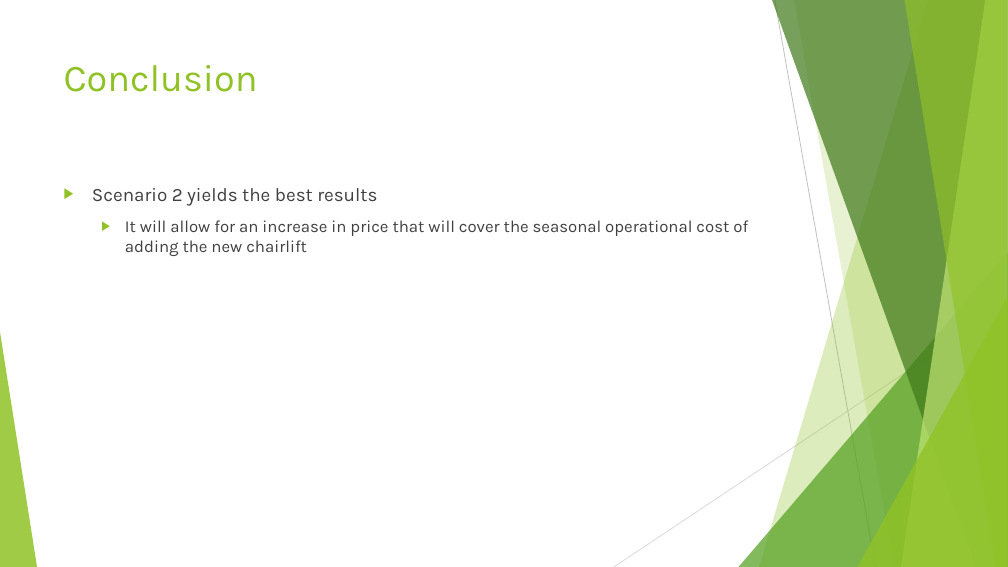
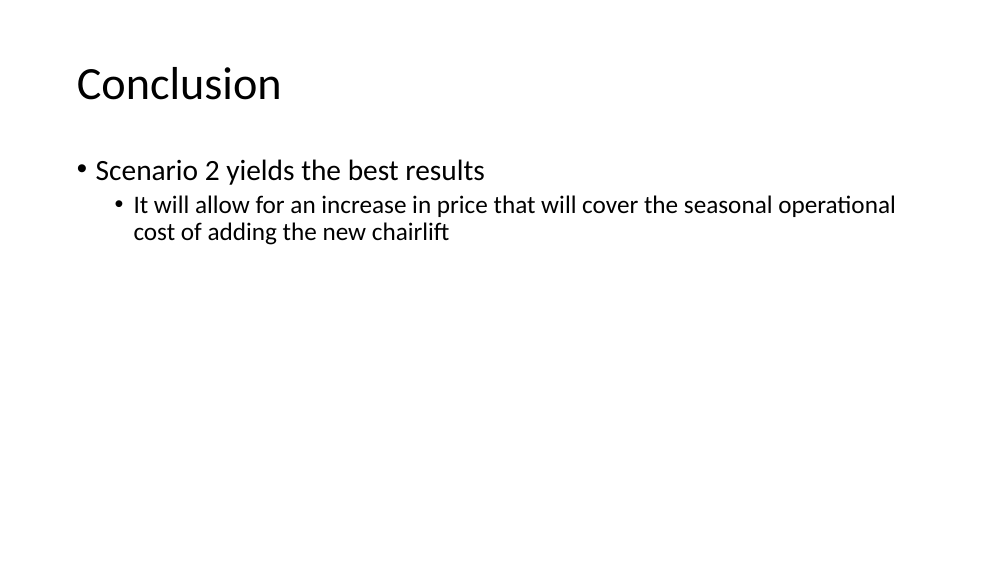
Before and after one commit to ramijau/DataScienceGuidedCapstone, a slide deck: slide 20 of Guided Capstone Presentation.pptx (slide 8 before the commit). Drawn at 1008x567 pixels with LibreOffice and Linux fonts; fonts in the diff are those of the drawing. Boxes give left, top, right and bottom in pixels: in the first picture for what was removed or moved away, otherwise in the second. Text is boxed around its words. In the diff, an @@ line names an element or a change of style, - is before the commit and + after.

Commit message:
presentation

```diff
--- a/Guided Capstone Presentation.pptx
+++ b/Guided Capstone Presentation.pptx
@@ title "Conclusion": place and size @@
-title "Conclusion" at (64, 65, 258, 92)
+title "Conclusion" at (77, 67, 282, 100)
@@ title "Conclusion" at (77, 67, 282, 100): size 36 to 44 pt, font Karla to Calibri, text colour #90C226 to #000000; line spacing 1 to 0.9; vertical alignment top to middle @@
@@ text "Scenario 2 yields the best ...": place and size @@
-text "Scenario 2 yields the best ..." at (92, 188, 748, 256)
+text "Scenario 2 yields the best ..." at (96, 159, 896, 245)
@@ text "Scenario 2 yields the best ..." at (96, 159, 896, 245): size 18 to 28 pt in "Scenario 2 yields the best results"; font Karla to Calibri, text colour #404040 to #000000; size 16 to 24 pt in "It will allow for an increase in ..."; bullet ▶ to •; line spacing 1 to 0.9; less space between paragraphs @@
@@ group removed at (0, 0, 1008, 567): 5 freeform shapes, 3 triangles, 2 lines @@
```
Also in this commit, not shown: 5 other slides changed, 14 slides added, 2 slides removed, 15 other files.
